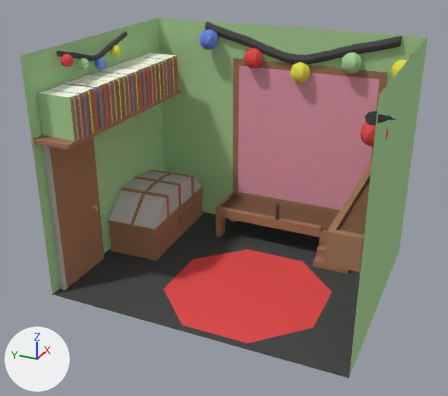
Two versions of the Blender file all_art/New/Blenderfiles/maps/AndraRummet.blend, one commit apart.
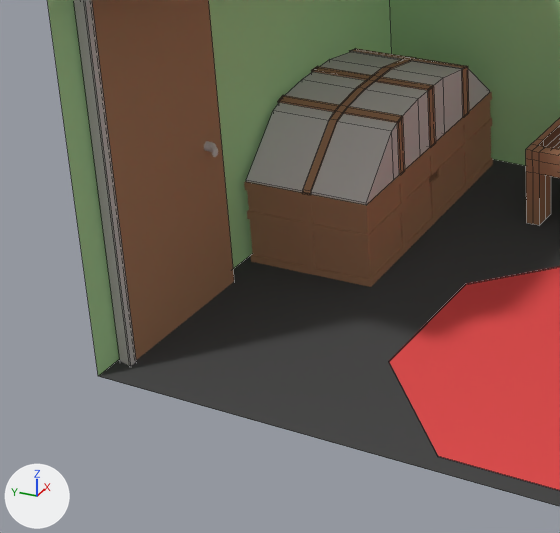
There are two pictures of each version: one whole from a camera (50 mm lens) standing at (-8.07, -1.9, 4.09) and looking at (-2.44, 0.64, 1.27), one close up on the part from 3% to 51% of the width and 38% to 89% of the height. Arrows for +X, +Y and +Z are at lower left; the lights stay in place. The close-ups show mesh edges as thin lines.

Names of what the first close-up shows: 'Carpet', 'Chest', 'Cube.001', 'Cube.004', 'Room', 'Scene'.
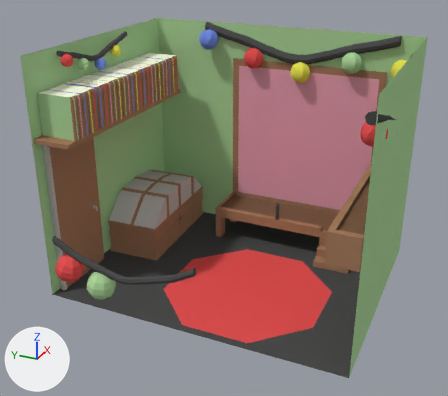
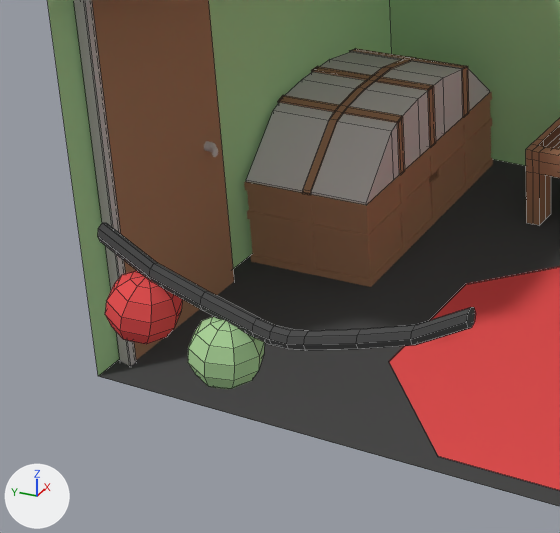
The change, as a diff of the scene's bpy script:
```diff
--- a/all_art/New/Blenderfiles/maps/AndraRummet.blend.py
+++ b/all_art/New/Blenderfiles/maps/AndraRummet.blend.py
@@ me_sphere_002 @@
+me_sphere_002.from_pydata(...)  # a UV sphere (8 segments, 7 rings, poles along z) spanning x -0.97..0.97, y -0.97..0.97, z -1.0..1.0
+me_sphere_002.materials.append(mat_book)  # green #abd399
@@ me_cylinder_002 @@
+me_cylinder_002.from_pydata(...)  # 80 vertices, 74 faces; spans x -1.0..1.0, y -7.8..1.0, z -1.0..16.2
+me_cylinder_002.materials.append(mat_black)  # dark grey #4e4e4e
@@ me_sphere_001 @@
+me_sphere_001.from_pydata(...)  # a UV sphere (8 segments, 7 rings, poles along z) spanning x -0.97..0.97, y -0.97..0.97, z -1.0..1.0
+me_sphere_001.materials.append(mat_material_001)  # red #e75353
@@ ob_sphere_001 @@
+ob_sphere_001 = bpy.data.objects.new('Sphere.001', me_sphere_002)
+ob_sphere_001.location = (-4.167, 1.069, 1.046)
+ob_sphere_001.rotation_euler = (0.132, 0.0, 0.0)  # degrees (7.6, 0, 0)
+ob_sphere_001.scale = (0.134, 0.134, 0.134)
@@ ob_cylinder @@
+ob_cylinder = bpy.data.objects.new('Cylinder', me_cylinder_002)
+ob_cylinder.location = (-4.154, 1.471, 1.396)
+ob_cylinder.rotation_euler = (1.558, 0.0, 0.0)  # degrees (89, 0, 0)
+ob_cylinder.scale = (0.0306, 0.0372, 0.0831)
@@ ob_sphere @@
+ob_sphere = bpy.data.objects.new('Sphere', me_sphere_001)
+ob_sphere.location = (-4.167, 1.403, 1.143)
+ob_sphere.rotation_euler = (0.242, 0.0, 0.0)  # degrees (14, 0, 0)
+ob_sphere.scale = (0.134, 0.134, 0.134)
```

Boxes (x1, y1, x2, y2) around the edits, measured in the close-ups (560 x 533 px):
'Cylinder', added
    after: (98, 223, 475, 351)
'Sphere.001', added (green)
    after: (188, 316, 265, 389)
'Sphere', added (red)
    after: (105, 270, 183, 344)
